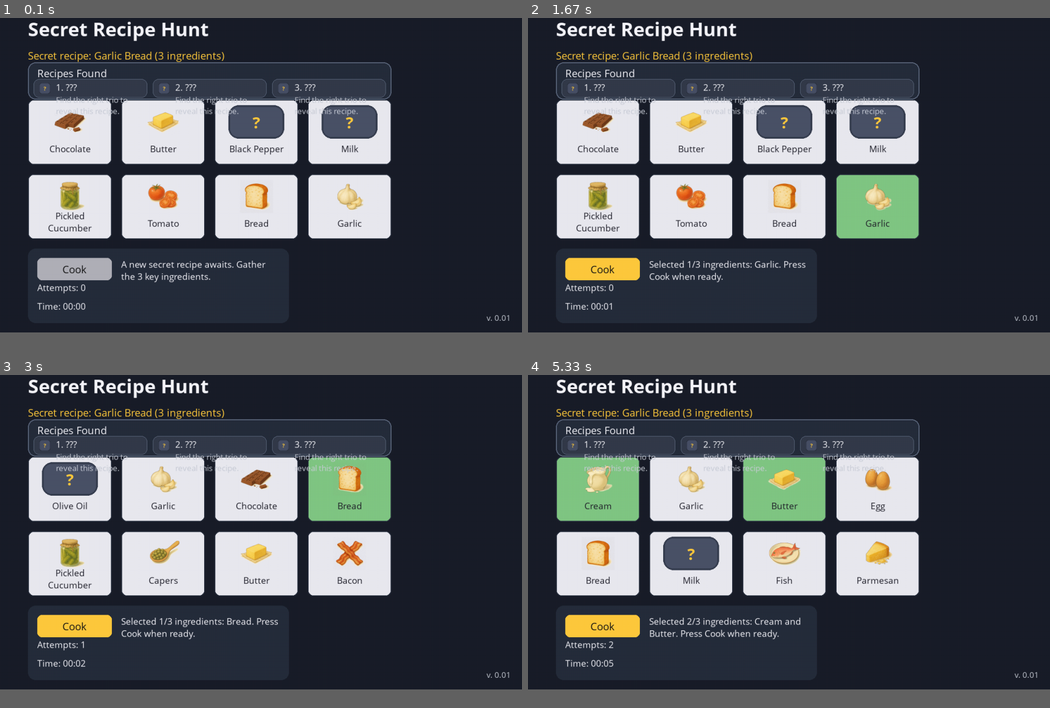
Above: before the commit, frames 1-4 (two rows, left to right).
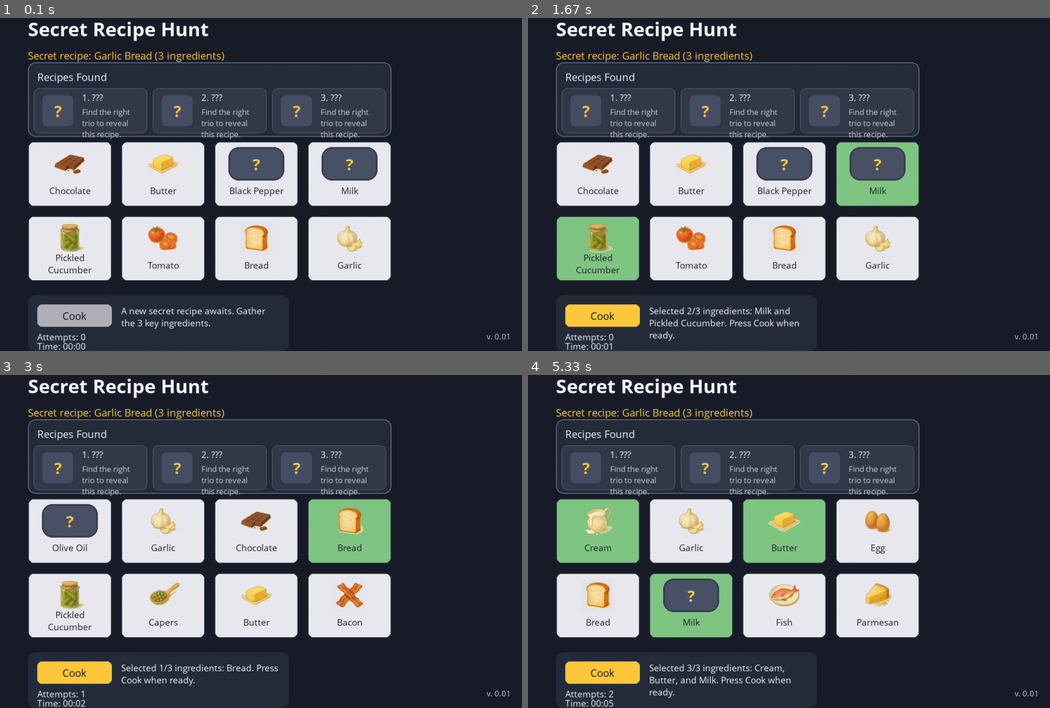
Above: after the commit, the same moments.

Repository: chrixbedardcad/FoodSimulator
Game: pygame game, started from secret_recipe_pygame.py
The game is run twice, just before and just after one commit, with the same random seed, the same clock (stepped at 60 frames per second) and the same inputs.
Inputs (mouse positions are in pixels of both pictures, inside the frame that each line leads up to):
- Up to frame 1 (0.1 s): no input
- Up to frame 2 (1.67 s): click (789, 174) at 0.38 s; click (789, 197) at 0.72 s; click (627, 257) at 1.05 s; click (851, 204) at 1.38 s
- Up to frame 3 (3 s): click (73, 521) at 1.72 s; click (234, 621) at 2.05 s; click "Cook" at 2.38 s; click (365, 504) at 2.72 s
- Up to frame 4 (5.33 s): click "Butter" at 3.05 s; click "Cook" at 3.88 s; click "Cook" at 4.22 s; click (809, 518) at 4.55 s; click (637, 508) at 4.88 s; click (710, 634) at 5.22 s
The window is 900x578 before the commit and 900x610 after it. Grey fills any space a smaller window leaves; there, only what the larger window draws over its background counts as a difference.

The runs differ from the first frame. In frame 1, 27% of the frame differs, in the area x 5-98%, y 15-100%; in frame 2, 29%; in frame 3, 28%; in frame 4, 30%.

Commit message:
Adjust summary layout spacing in Pygame secret recipe

Diff:
--- a/secret_recipe_pygame.py
+++ b/secret_recipe_pygame.py
@@ -21,7 +21,7 @@
 CARD_COLUMNS = 4
 CARD_ROWS = HAND_SIZE // CARD_COLUMNS
 SCREEN_WIDTH = 1120
-SCREEN_HEIGHT = 720
+SCREEN_HEIGHT = 760
 BACKGROUND_COLOR = (26, 30, 41)
 PANEL_COLOR = (38, 45, 60)
 CARD_COLOR = (233, 233, 240)
@@ -38,7 +38,7 @@
 
 VERSION = "v. 0.01"
 CARD_IMAGE_MAX_SIZE = (120, 72)
-RECIPE_IMAGE_MAX_SIZE = (68, 68)
+RECIPE_IMAGE_MAX_SIZE = (96, 96)
 INGREDIENT_ICON_DIR = Path(__file__).resolve().parent / "Ingredients"
 RECIPE_ICON_DIR = Path(__file__).resolve().parent / "recipes"
 
@@ -75,7 +75,7 @@
 
         self.found_recipes: List[Optional[Recipe]] = [None] * RECIPES_TO_FIND
         self.card_rects = self._build_card_layout()
-        self.cook_button = pygame.Rect(80, 560, 160, 48)
+        self.cook_button = pygame.Rect(80, 660, 160, 48)
 
         self._ingredient_display: Dict[str, str] = {
             name: (ingredient.display_name if isinstance(ingredient, Ingredient) else name)
@@ -437,21 +437,22 @@
                 self.screen.blit(surface, line_rect)
 
     def _draw_controls(self) -> None:
-        pygame.draw.rect(self.screen, PANEL_COLOR, (60, 540, 560, 160), border_radius=16)
+        controls_rect = pygame.Rect(60, 640, 560, 120)
+        pygame.draw.rect(self.screen, PANEL_COLOR, controls_rect, border_radius=16)
         cook_color = ACCENT_COLOR if self.hand_active and self.selected_indices else CARD_DISABLED_COLOR
         pygame.draw.rect(self.screen, cook_color, self.cook_button, border_radius=10)
         label = self.font_medium.render("Cook", True, (20, 20, 20))
         self.screen.blit(label, label.get_rect(center=self.cook_button.center))
 
-        status_rect = pygame.Rect(260, 560, 340, 120)
+        status_rect = pygame.Rect(260, controls_rect.y + 20, 340, controls_rect.height - 40)
         self._blit_wrapped_text(self.status_message, self.font_small, TEXT_COLOR, status_rect)
 
         attempts_surface = self.font_small.render(f"Attempts: {self.attempts}", True, TEXT_COLOR)
-        self.screen.blit(attempts_surface, (80, 610))
+        self.screen.blit(attempts_surface, (80, controls_rect.bottom - 44))
         elapsed = (self.finish_time or time.perf_counter()) - self.start_time
         minutes, seconds = divmod(int(elapsed), 60)
         timer_surface = self.font_small.render(f"Time: {minutes:02d}:{seconds:02d}", True, TEXT_COLOR)
-        self.screen.blit(timer_surface, (80, 650))
+        self.screen.blit(timer_surface, (80, controls_rect.bottom - 24))
 
     def _draw_summary(self) -> None:
         if not self.card_rects:
@@ -459,7 +460,7 @@
 
         grid_left = min(rect.x for rect in self.card_rects)
         grid_right = max(rect.right for rect in self.card_rects)
-        panel_height = 80
+        panel_height = 160
         panel_y = max(self.card_rects[0].y - panel_height - 20, 140)
         panel_rect = pygame.Rect(
             grid_left,
@@ -477,7 +478,7 @@
             border_radius=16,
         )
         title = self.font_medium.render("Recipes Found", True, TEXT_COLOR)
-        self.screen.blit(title, (panel_rect.x + 20, panel_rect.y + 8))
+        self.screen.blit(title, (panel_rect.x + 20, panel_rect.y + 16))
 
         spacing = 12
         slots = len(self.found_recipes)
@@ -485,8 +486,8 @@
             return
         available_width = panel_rect.width - spacing * (slots + 1)
         entry_width = max(80, available_width // slots)
-        entry_height = panel_rect.height - 40
-        entry_top = panel_rect.y + 36
+        entry_height = panel_rect.height - 64
+        entry_top = panel_rect.y + 56
         current_x = panel_rect.x + spacing
 
         for idx, recipe in enumerate(self.found_recipes):
@@ -503,15 +504,15 @@
 
             icon_surface = self._recipe_image_surface(recipe)
             icon_surface = self._scale_surface(
-                icon_surface, (entry_rect.height - 16, entry_rect.height - 16)
+                icon_surface, (entry_rect.height - 24, entry_rect.height - 24)
             )
             icon_rect = icon_surface.get_rect()
-            icon_rect.left = entry_rect.x + 12
+            icon_rect.left = entry_rect.x + 16
             icon_rect.centery = entry_rect.centery
             self.screen.blit(icon_surface, icon_rect)
 
-            text_x = icon_rect.right + 12
-            text_width = entry_rect.right - text_x - 12
+            text_x = icon_rect.right + 16
+            text_width = entry_rect.right - text_x - 16
             if text_width <= 0:
                 text_x = icon_rect.right + 4
                 text_width = entry_rect.right - text_x - 4
@@ -519,11 +520,11 @@
             primary_label = f"{idx + 1}. {recipe.display_name if recipe else '???'}"
             primary_surface = self.font_small.render(primary_label, True, TEXT_COLOR)
             primary_rect = primary_surface.get_rect()
-            primary_rect.topleft = (text_x, entry_rect.y + 4)
+            primary_rect.topleft = (text_x, entry_rect.y + 6)
             if primary_rect.width > text_width:
                 primary_surface = self.font_xsmall.render(primary_label, True, TEXT_COLOR)
                 primary_rect = primary_surface.get_rect()
-                primary_rect.topleft = (text_x, entry_rect.y + 4)
+                primary_rect.topleft = (text_x, entry_rect.y + 6)
             self.screen.blit(primary_surface, primary_rect)
 
             if recipe:
@@ -533,7 +534,7 @@
                 detail_text = "Find the right trio to reveal this recipe."
 
             detail_lines = self._wrap_text(detail_text, self.font_xsmall, text_width)
-            detail_y = primary_rect.bottom + 2
+            detail_y = primary_rect.bottom + 6
             for line in detail_lines:
                 detail_surface = self.font_xsmall.render(line, True, TEXT_MUTED_COLOR)
                 self.screen.blit(detail_surface, (text_x, detail_y))
@@ -579,7 +580,7 @@
         padding_x = 20
         padding_y = 20
         start_x = 60
-        start_y = 220
+        start_y = 310
         rects: List[pygame.Rect] = []
         for row in range(CARD_ROWS):
             for column in range(CARD_COLUMNS):
